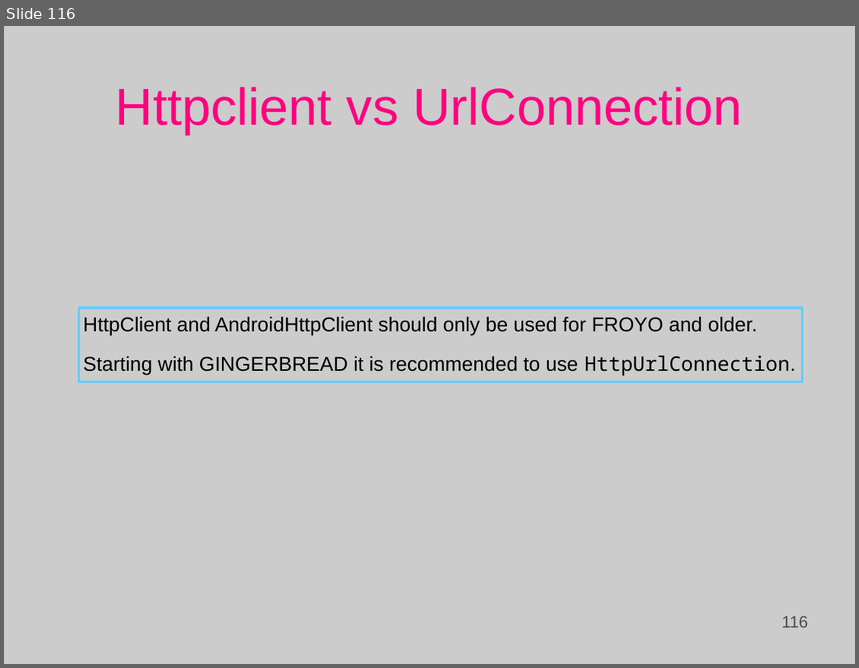
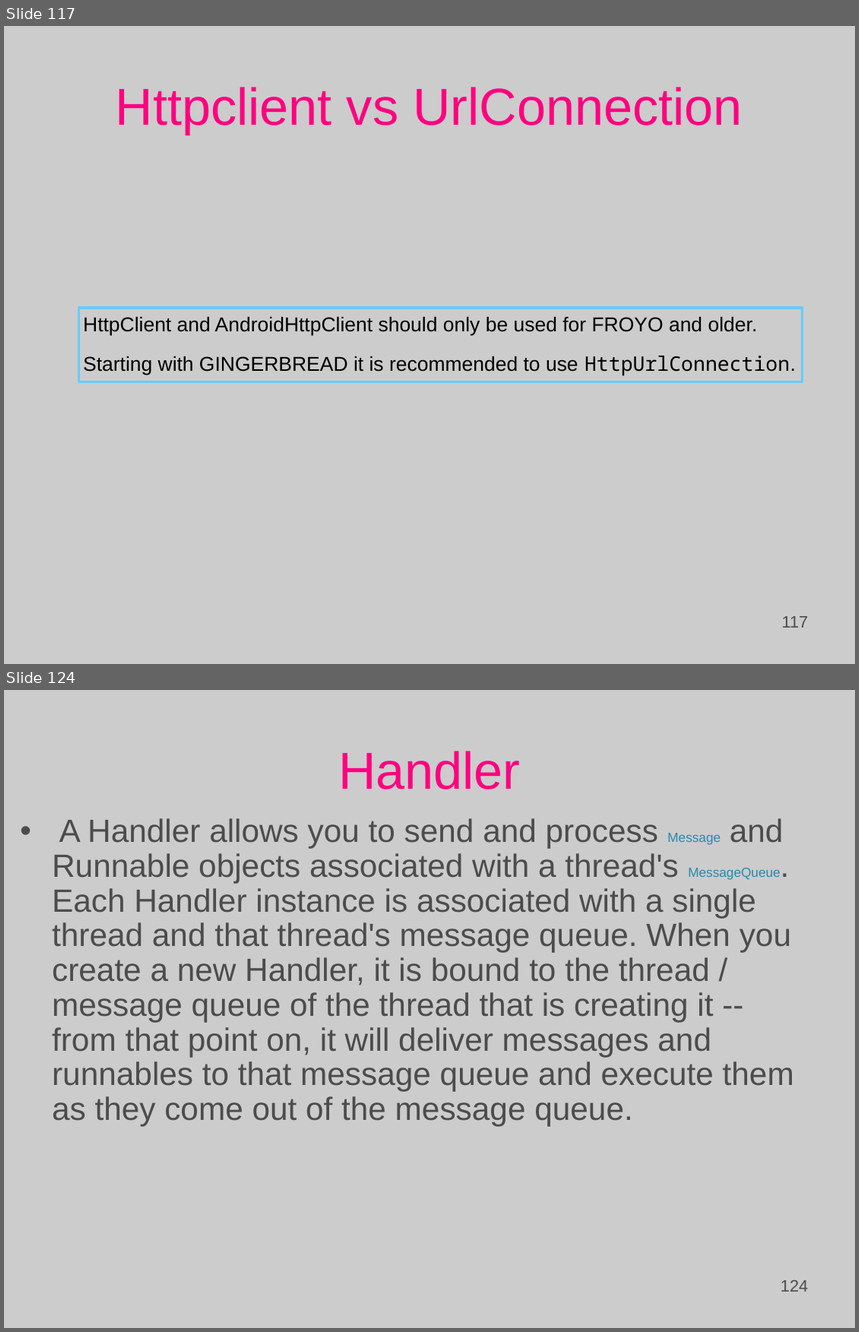
Before and after one commit to Basis-Android-Training/basis-android-training, a slide deck: Batch 12/Course lectures.ppt. Shown one above the other, each under a label of ours: slide 116 before the commit, slides 117 and 124 after it; the slides between them are not shown. The pictures are 859x668 and 859x1332 pixels, drawn with LibreOffice and Linux fonts; fonts in the diff are those of the drawing; background and template pictures are left out. Boxes give left, top, right and bottom in pixels: in the first picture for what was removed or moved away, otherwise in the second. Text is boxed around its words. In the diff, an @@ line names an element or a change of style, - is before the commit and + after.

```diff
--- a/Batch 12/Course lectures.ppt
+++ b/Batch 12/Course lectures.ppt
@@ slide 124 added at [4,690,855,1328], background picture (left out) @@
@@ title added at [338,751,521,790], 44 pt, text #FF0080 @@
+Handler
@@ text added at [52,818,794,1126], 27.2 pt, text #4C4C4C @@
+• A Handler allows you to send and process Message and Runnable objects associated with a thread's MessageQueue. Each Handler instance is associated with a single thread and that thread's message queue. When you create a new Handler, it is bound to the thread / message queue of the thread that is creating it -- from that point on, it will deliver messages and runnables to that message queue and execute them as they come out of the message queue.
@@ page number added at [614,1271,813,1298], 14 pt, text #4C4C4C @@
+124
@@ what was slide 116 is now slide 117 @@
@@ page number at [782,617,809,628]: text changed @@
-116
+117
```
Also in this commit, not shown: 25 other slides added, 31 other files.
